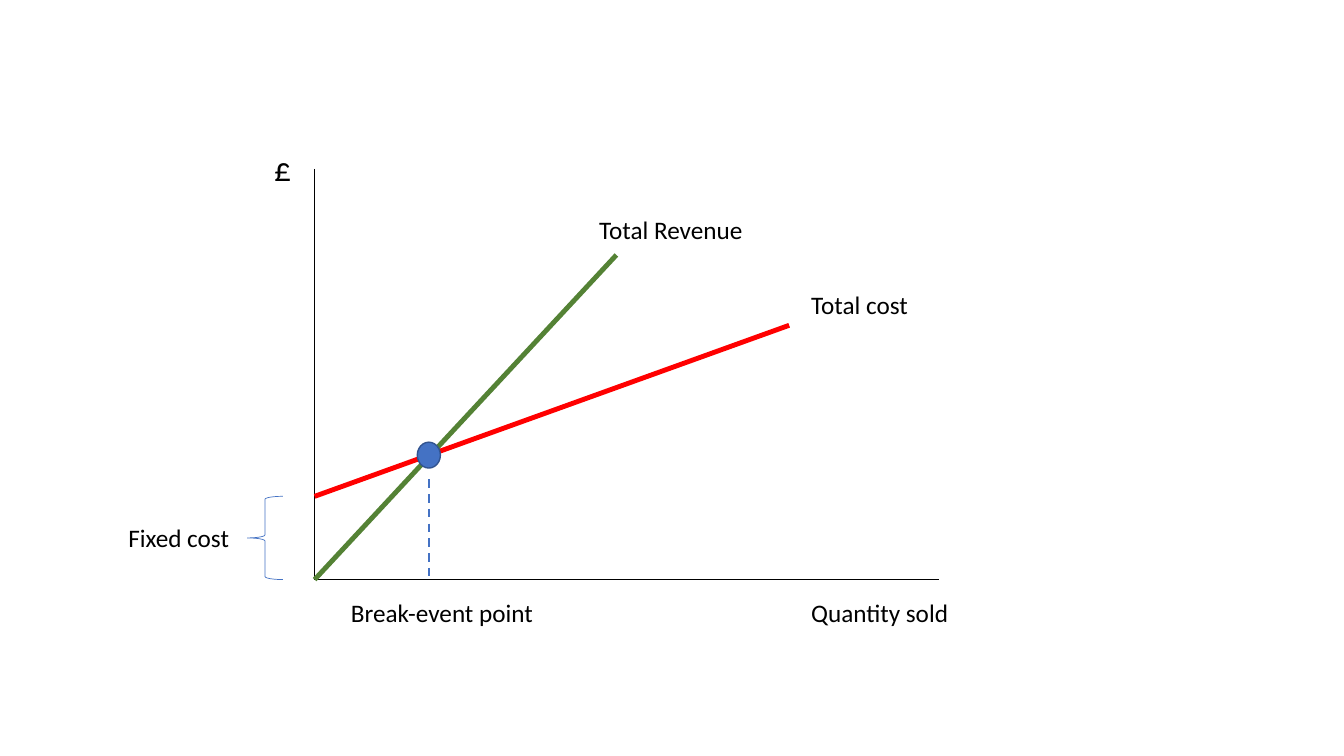
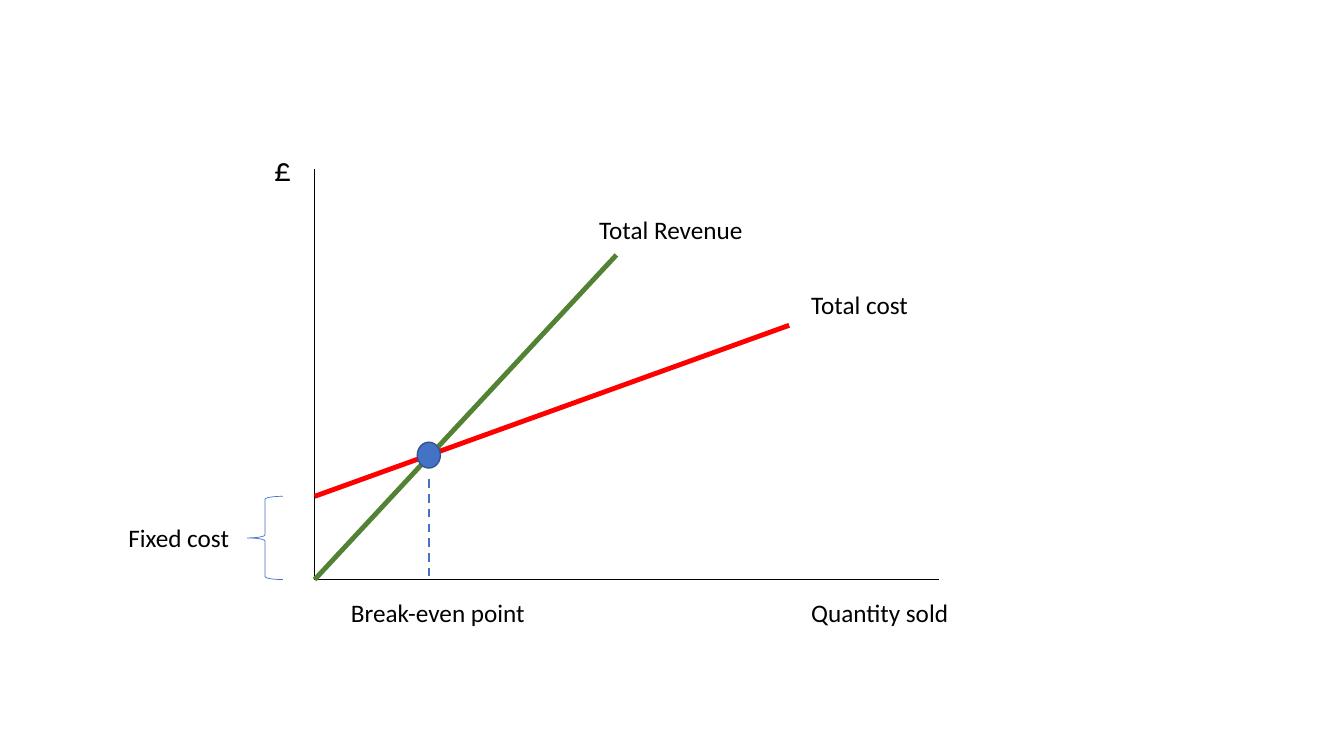
Before and after one commit to ahdar1/numbook, a slide deck: slide 1 of images/breakeven.pptx. Drawn at 1344x756 pixels with LibreOffice and Linux fonts; fonts in the diff are those of the drawing. Boxes give left, top, right and bottom in pixels: in the first picture for what was removed or moved away, otherwise in the second. Text is boxed around its words. In the diff, an @@ line names an element or a change of style, - is before the commit and + after.

```diff
--- a/images/breakeven.pptx
+++ b/images/breakeven.pptx
@@ text at (x1=351, y1=604, x2=525, y2=626): text changed @@
-Break-event point
+Break-even point
```
Also in this commit, not shown: 3 other files.
